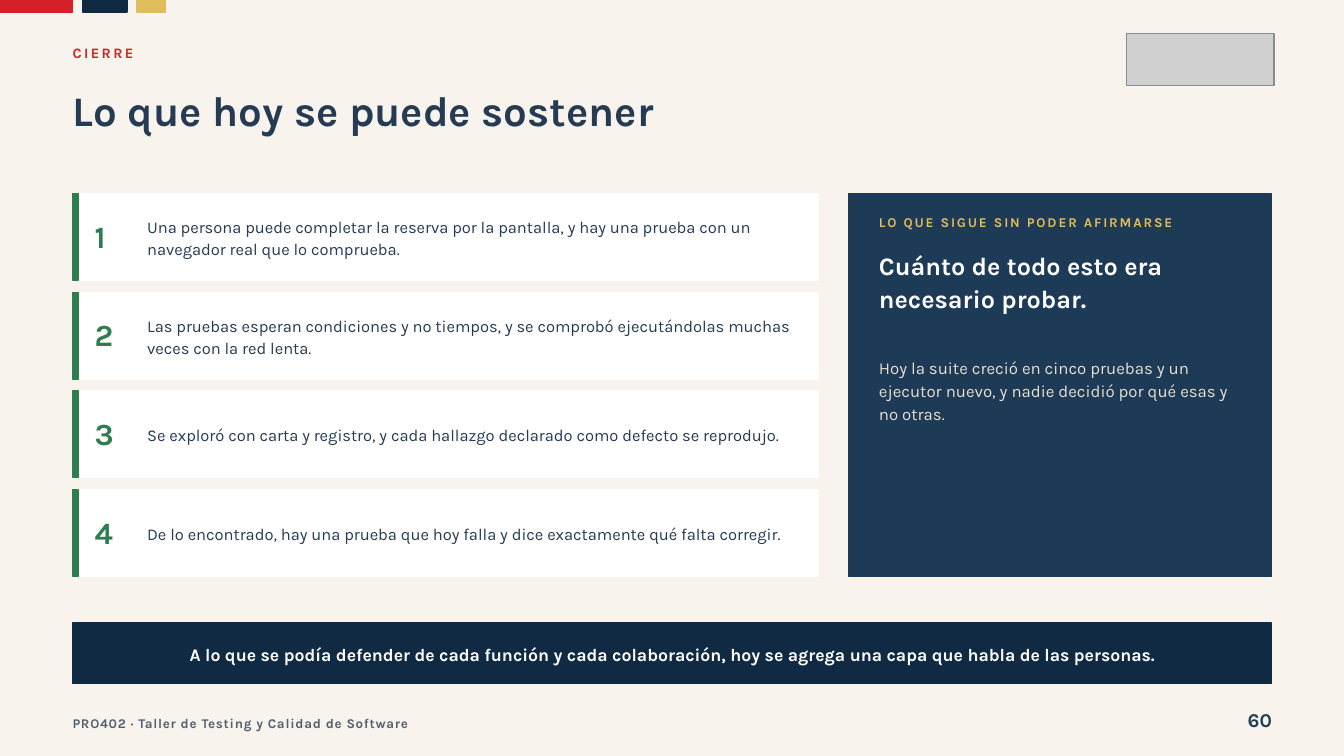
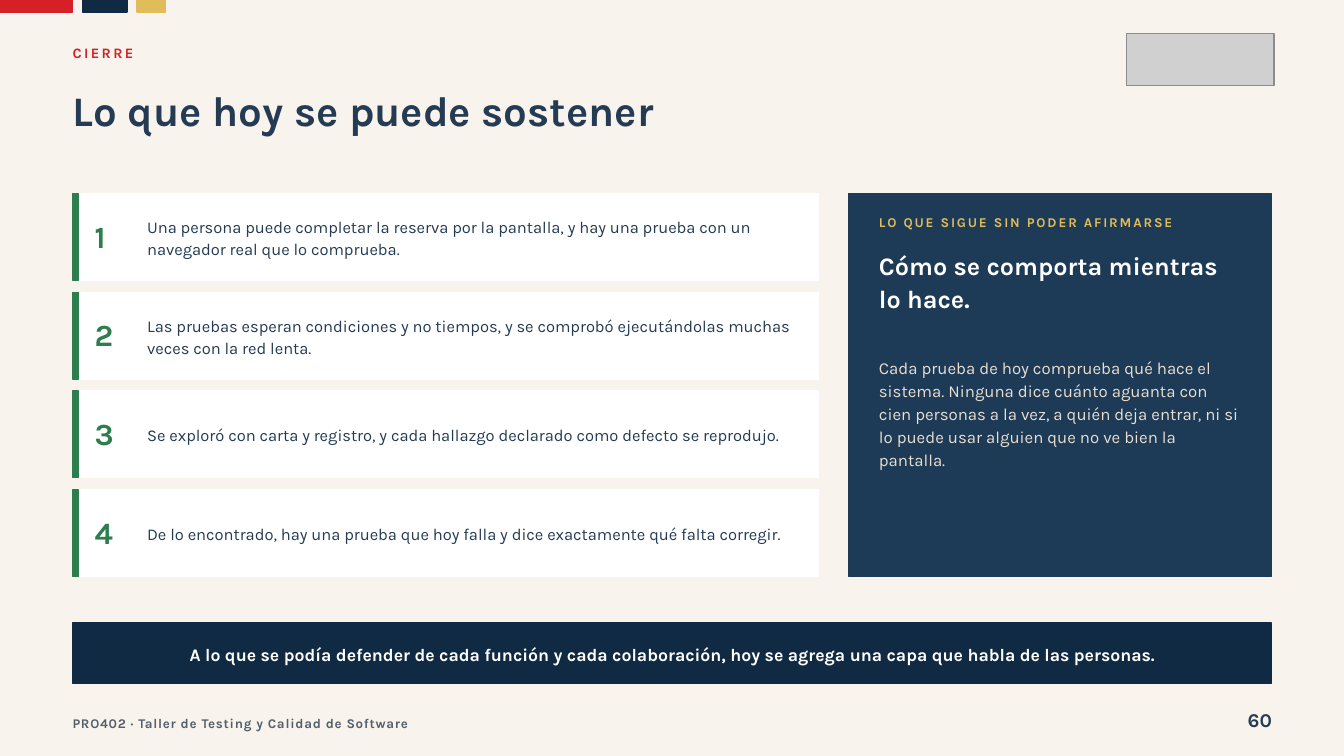
Before and after one commit to Dieg0Code/pro402-taller-de-testing-2026, a slide deck: slide 60 of clases/semana-05/01/ppt/Clase-13-La-Persona-No-Lee-El-Contrato.pptx. Drawn at 1344x756 pixels with LibreOffice and Linux fonts; fonts in the diff are those of the drawing; grey boxes stand for pictures. Boxes give left, top, right and bottom in pixels: in the first picture for what was removed or moved away, otherwise in the second. Text is boxed around its words. In the diff, an @@ line names an element or a change of style, - is before the commit and + after.

```diff
--- a/clases/semana-05/01/ppt/Clase-13-La-Persona-No-Lee-El-Contrato.pptx
+++ b/clases/semana-05/01/ppt/Clase-13-La-Persona-No-Lee-El-Contrato.pptx
@@ text at [879,255,1218,309]: text changed @@
-Cuánto de todo esto era necesario probar.
+Cómo se comporta mientras lo hace.
@@ text at [879,361,1238,470]: text changed @@
-Hoy la suite creció en cinco pruebas y un ejecutor nuevo, y nadie decidió por qué esas y no otras.
+Cada prueba de hoy comprueba qué hace el sistema. Ninguna dice cuánto aguanta con cien personas a la vez, a quién deja entrar, ni si lo puede usar alguien que no ve bien la pantalla.
```
Also in this commit, not shown: 1 slide added, 1 slide removed, 2 other files.
